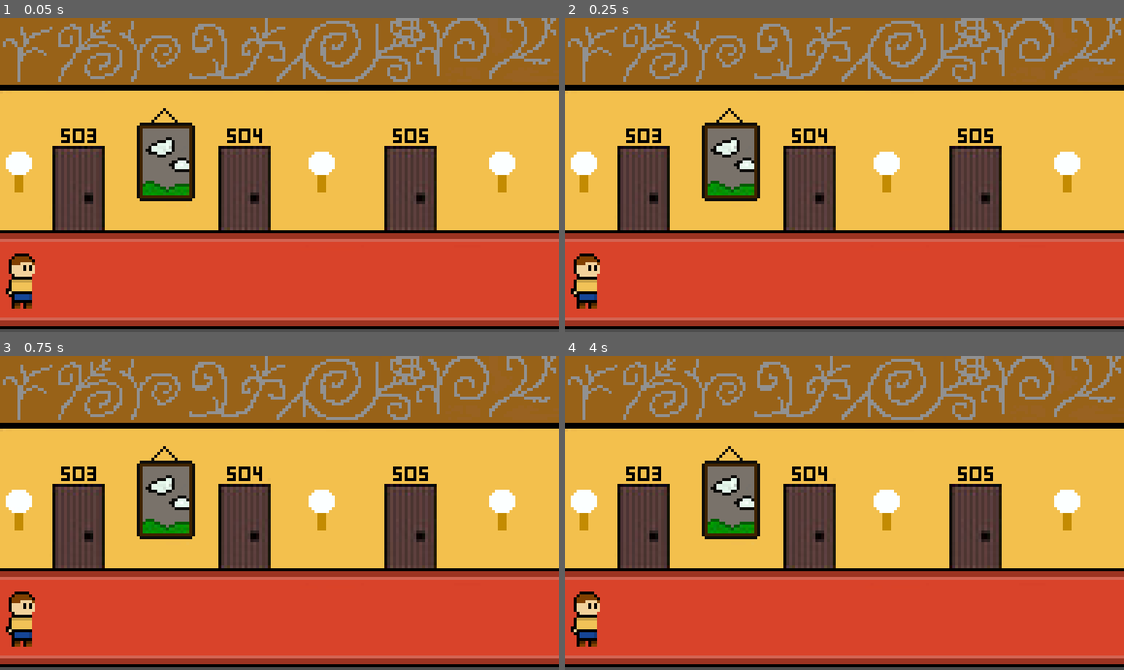
Above: before the commit, frames 1-4 (two rows, left to right).
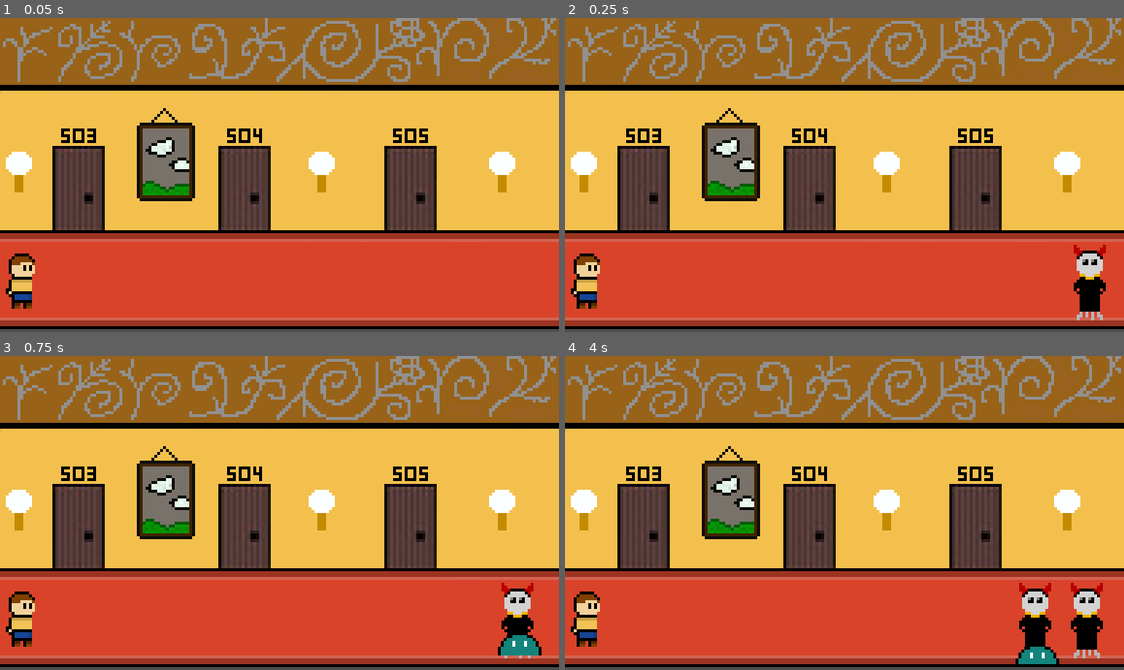
Above: after the commit, the same moments.

Repository: Happy-reindeer007/Hotel-Cali
Game: Godot game, scene res://Scenes/Main.tscn
Two runs of this game, one before a commit and one after it. Both use one fixed random seed, a clock stepped at 60 frames per second and the inputs below.
Inputs:
- Up to frame 1 (0.05 s): no input
- Up to frame 2 (0.25 s): no input
- Up to frame 3 (0.75 s): no input
- Up to frame 4 (4 s): no input

Frame 1 is identical in both runs. In frame 2, 0.9% of the frame differs, in the area x 91-97%, y 72-97%; in frame 3, 1.2%; in frame 4, 2.2%, in the area x 80-97%, y 72-99%.
Error before the commit: Invalid type in function 'add_child' in base 'Node2D (Main.gd)'. Cannot convert argument 1 from Callable to Object. (res://Main.gd:24)

Commit message:
Adds mob spawn with random skin

Diff:
--- a/Main.gd
+++ b/Main.gd
@@ -1,6 +1,7 @@
 extends Node2D
 
 var new_mob = load("res://Scenes/Mob.tscn")
+var rng = RandomNumberGenerator.new()
 
 # Called when the node enters the scene tree for the first time.
 func _ready() -> void:
@@ -14,11 +15,18 @@
 
 
 func _on_mob_spawner_timer_timeout() -> void:
-	#Randomizes the time it takes for a mob to spawn
-	var rng = RandomNumberGenerator.new()
-	var randfloat = rng.randf_range(0.5, 5.0)
+	# Randomizes the time it takes for a mob to spawn
+	var randfloat = rng.randf_range(3.0, 5.0)
 	$MobSpawnerTimer.wait_time = randfloat
 
-	#Creates an instance of the mob scene and adds it to the Main scene
-	var mob_instance = new_mob.instantiate
+	# Creates an instance of the mob and sets position
+	var mob_instance = new_mob.instantiate()
+	mob_instance.position = Vector2(180, 90)
+
+	# Picks a random skin/animation
+	var mob_skins = mob_instance.get_node("AnimatedSprite2D").sprite_frames.get_animation_names()
+	var randint = rng.randi_range(0, 2)
+	mob_instance.get_node("AnimatedSprite2D").play(mob_skins[randint])
+
+	# Add child
 	add_child(mob_instance)
--- a/Scenes/Mob.tscn
+++ b/Scenes/Mob.tscn
@@ -1,6 +1,7 @@
-[gd_scene load_steps=16 format=3 uid="uid://6eor1nf8pj63"]
+[gd_scene load_steps=18 format=3 uid="uid://6eor1nf8pj63"]
 
 [ext_resource type="Texture2D" uid="uid://brlmydo4ywxan" path="res://Assets/Images/Sprites/Blob/Blob1.png" id="1_bl0y7"]
+[ext_resource type="Script" path="res://Scenes/mob.gd" id="1_it6x1"]
 [ext_resource type="Texture2D" uid="uid://ldb545k2dpns" path="res://Assets/Images/Sprites/Blob/Blob2.png" id="2_3upu4"]
 [ext_resource type="Texture2D" uid="uid://ut71gi1x7w8e" path="res://Assets/Images/Sprites/Blob/Blob3.png" id="3_aph1j"]
 [ext_resource type="Texture2D" uid="uid://bqnlvh5rusq5x" path="res://Assets/Images/Sprites/Blob/Blob4.png" id="4_w8dj6"]
@@ -74,14 +75,22 @@
 "speed": 2.0
 }]
 
+[sub_resource type="RectangleShape2D" id="RectangleShape2D_whc31"]
+size = Vector2(25, 27)
+
 [node name="Mob" type="Area2D"]
+script = ExtResource("1_it6x1")
 
-[node name="CollisionShape2D" type="CollisionShape2D" parent="."]
+[node name="DefaultCollision" type="CollisionShape2D" parent="."]
 position = Vector2(0.5, 1)
 shape = SubResource("RectangleShape2D_4j5tn")
 
 [node name="AnimatedSprite2D" type="AnimatedSprite2D" parent="."]
 sprite_frames = SubResource("SpriteFrames_xptto")
-animation = &"blob"
+animation = &"dino"
 frame = 1
-frame_progress = 0.271039
+frame_progress = 0.400372
+
+[node name="DinoCollision" type="CollisionShape2D" parent="."]
+position = Vector2(2.5, 0.5)
+shape = SubResource("RectangleShape2D_whc31")
--- /dev/null
+++ b/Scenes/mob.gd
@@ -0,0 +1,12 @@
+extends Area2D
+var velocity = Vector2.ZERO
+
+# Called when the node enters the scene tree for the first time.
+func _ready() -> void:
+	pass # Replace with function body.
+
+
+# Called every frame. 'delta' is the elapsed time since the previous frame.
+func _process(delta: float) -> void:
+	position.x -= 5 * delta
+	pass
